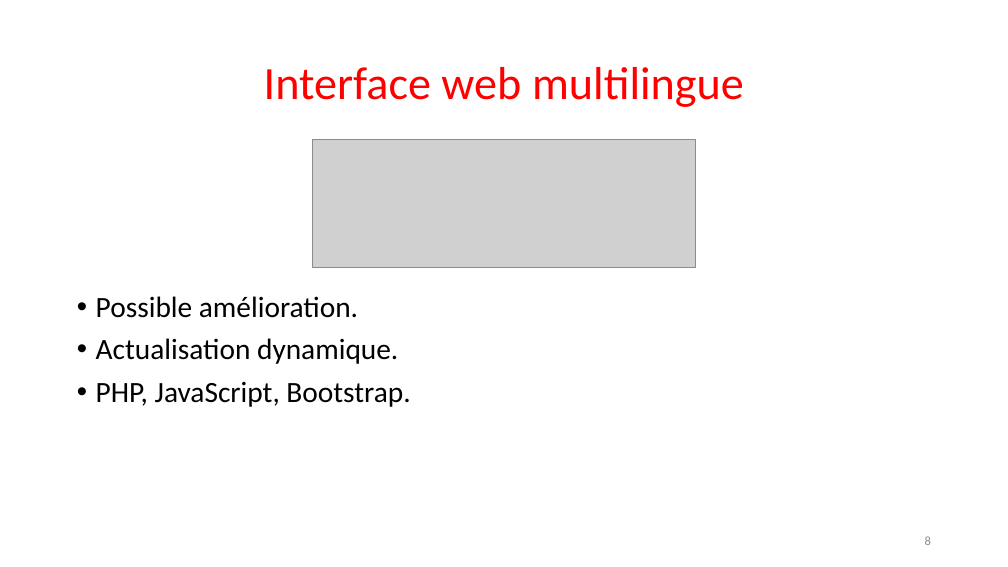
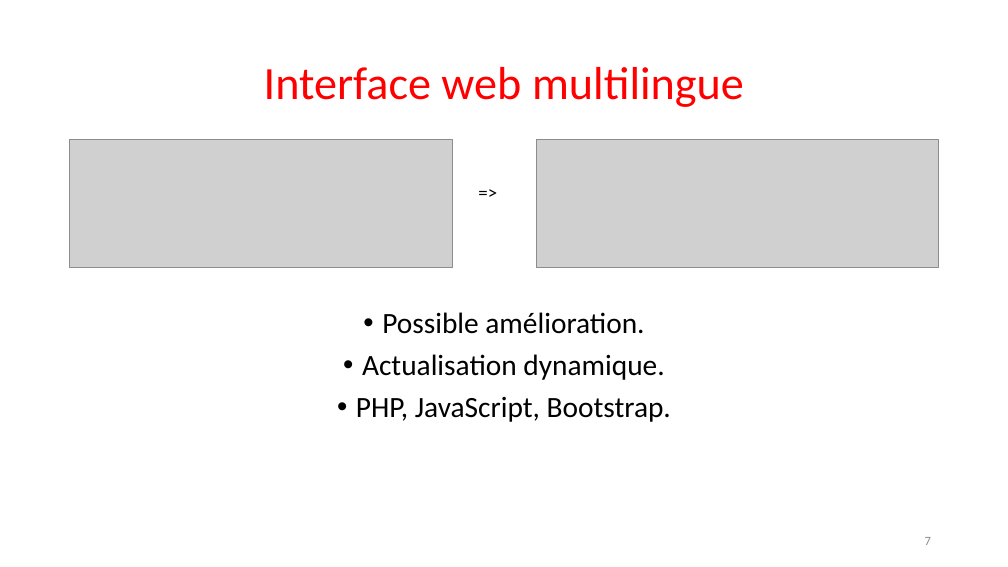
Before and after one commit to Sle3pingForest/StageL3, a slide deck: slide 7 of RapportNam/soutenance.pptx (slide 8 before the commit). Drawn at 1008x567 pixels with LibreOffice and Linux fonts; fonts in the diff are those of the drawing; grey boxes stand for pictures. Boxes give left, top, right and bottom in pixels: in the first picture for what was removed or moved away, otherwise in the second. Text is boxed around its words. In the diff, an @@ line names an element or a change of style, - is before the commit and + after.

```diff
--- a/RapportNam/soutenance.pptx
+++ b/RapportNam/soutenance.pptx
@@ picture: place and size @@
-picture at (313, 140, 696, 268)
+picture at (70, 140, 453, 268)
@@ picture added at (537, 140, 938, 268) @@
@@ text added at (471, 177, 537, 207), 18 pt, text #000000 @@
+=>
@@ text "Possible amélioration.": place and size @@
-text "Possible amélioration." at (96, 296, 410, 407)
+text "Possible amélioration." at (356, 312, 671, 422)
@@ text "Possible amélioration." at (356, 312, 671, 422): alignment left to centre @@
@@ page number at (925, 537, 931, 545): text changed @@
-8
+7
```
Also in this commit, not shown: 9 other slides changed, 1 slide added, 1 slide removed.
